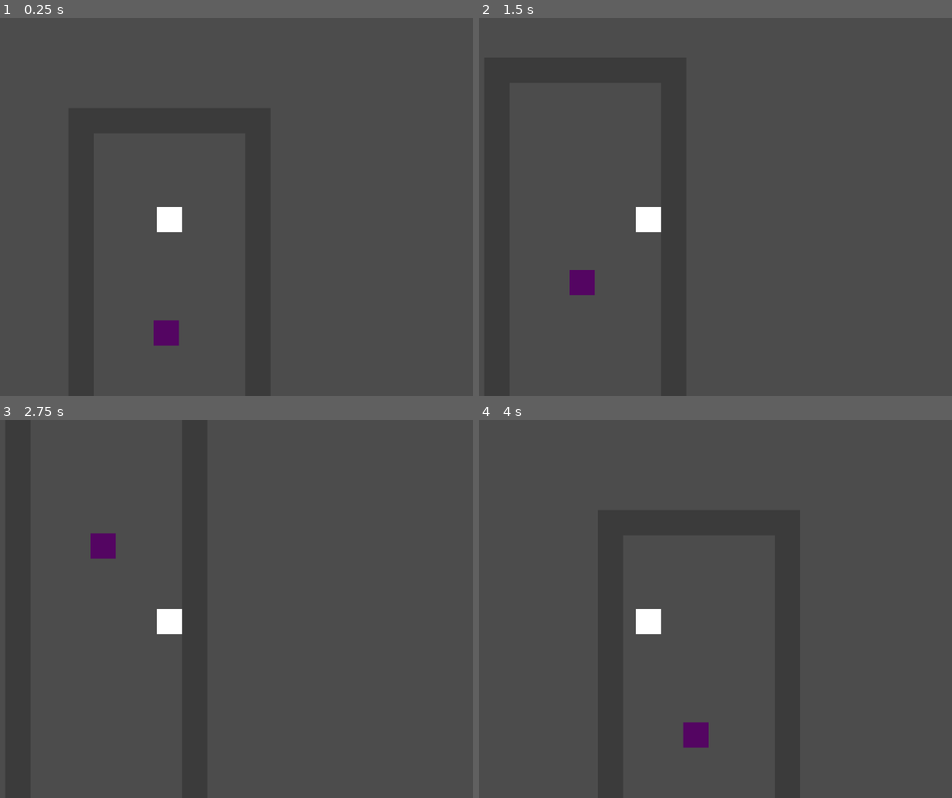
Above: before the commit, frames 1-4 (two rows, left to right).
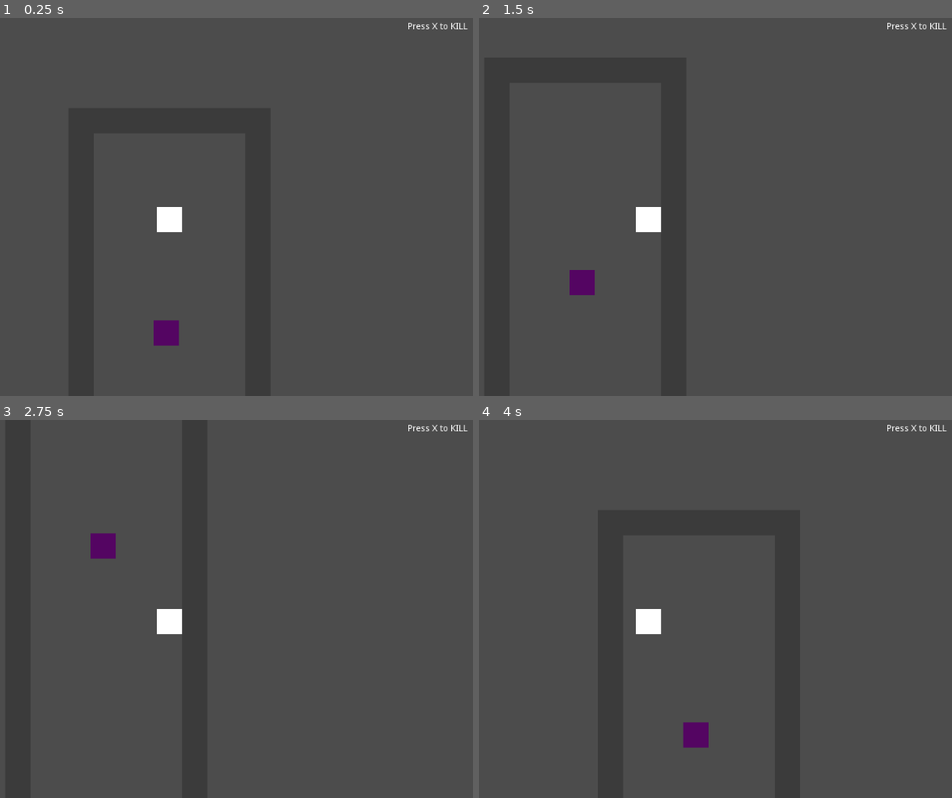
Above: after the commit, the same moments.

Repository: johnfn/ld49
Game: Godot game, scene res://Main.tscn
The game is run twice, just before and just after one commit, with the same random seed, the same clock (stepped at 60 frames per second) and the same inputs.
Inputs:
- Up to frame 1 (0.25 s): no input
- Up to frame 2 (1.5 s): tap X at 0.5, 1.25 s; hold Right (ui_right) 0.53-1.28 s; hold Down (ui_down) from 1.28 s (still down)
- Up to frame 3 (2.75 s): tap X at 2 s; release Down (ui_down) at 2.03 s; hold Right (ui_right) from 2.03 s (still down)
- Up to frame 4 (4 s): tap X at 2.75, 3.5 s; release Right (ui_right) at 2.78 s; hold Up (ui_up) 2.78-3.53 s; hold Left (ui_left) from 3.53 s (still down)

The runs differ from the first frame. In frame 1, less than 0.1% of the frame differs, in the area x 86-99%, y 1-3%; in frame 2, less than 0.1%; in frame 3, less than 0.1%; in frame 4, less than 0.1%.
Error after the commit: Invalid get index 'interactables' (on base: 'Node2D (Globals.gd)'). (res://Hud.gd:9)

Commit message:
set up battle scene

Diff:
--- /dev/null
+++ b/Battle.gd
@@ -0,0 +1,12 @@
+extends Node2D
+
+onready var player = $'Player'
+onready var monster = $'Monster'
+var currently_acting
+
+# Called when the node enters the scene tree for the first time.
+func _ready():
+  currently_acting = player
+
+func take_turn():
+  currently_acting = player if currently_acting == monster else monster
--- /dev/null
+++ b/Battle.tscn
@@ -0,0 +1,40 @@
+[gd_scene load_steps=4 format=2]
+
+[ext_resource path="res://BattleMonster.gd" type="Script" id=1]
+[ext_resource path="res://Battle.gd" type="Script" id=2]
+[ext_resource path="res://BattlePlayer.gd" type="Script" id=3]
+
+[node name="BattleScene" type="Node2D"]
+script = ExtResource( 2 )
+
+[node name="HUD" type="CanvasLayer" parent="."]
+
+[node name="BattleOptions" type="VBoxContainer" parent="HUD"]
+anchor_left = 0.343
+anchor_top = 0.647
+anchor_right = 0.474
+anchor_bottom = 0.657
+margin_right = 40.0
+margin_bottom = 40.0
+__meta__ = {
+"_edit_use_anchors_": false
+}
+
+[node name="Insult" type="Button" parent="HUD/BattleOptions"]
+margin_right = 174.0
+margin_bottom = 20.0
+text = "Insult"
+
+[node name="Cry" type="Button" parent="HUD/BattleOptions"]
+margin_top = 24.0
+margin_right = 174.0
+margin_bottom = 44.0
+text = "Cry"
+
+[node name="Player" type="Node2D" parent="."]
+position = Vector2( 211, 401 )
+script = ExtResource( 3 )
+
+[node name="Monster" type="Node2D" parent="."]
+position = Vector2( 786, 200 )
+script = ExtResource( 1 )
--- /dev/null
+++ b/BattleEntity.gd
@@ -0,0 +1,27 @@
+extends Node2D
+class_name BattleEntity
+
+var _sprite_texture: Resource = load("res://art/battle/battle_placeholder.png");
+var _max_hp: int = 50;
+
+var _health_bar = preload("res://HealthBar.tscn")
+
+func _init(sprite_texture, max_hp).():
+  _sprite_texture = sprite_texture;
+  _max_hp = _max_hp
+
+# Called when the node enters the scene tree for the first time.
+func _ready():
+  var sprite = Sprite.new()
+  sprite.texture = _sprite_texture
+  add_child(sprite)
+
+  var health_bar_instance = _health_bar.instance()
+  add_child(health_bar_instance)
+  health_bar_instance.position += Vector2(-health_bar_instance.color_rect.rect_size.x / 2, -sprite.get_rect().size.y)
+
+func attack(target: BattleEntity):
+  pass
+
+func heal():
+  pass
--- /dev/null
+++ b/BattleMonster.gd
@@ -0,0 +1,8 @@
+extends "res://BattleEntity.gd"
+class_name BattleMonster
+
+export var sprite_texture: Resource = load("res://art/battle/battle_enemy.png");
+export var max_hp: int = 50;
+
+func _init().(sprite_texture, max_hp):
+   pass
--- /dev/null
+++ b/BattlePlayer.gd
@@ -0,0 +1,8 @@
+extends "res://BattleEntity.gd"
+class_name BattlePlayer
+
+export var sprite_texture: Resource = load("res://art/battle/battle_player.png");
+export var max_hp: int = 50;
+
+func _init().(sprite_texture, max_hp):
+   pass
--- a/Globals.gd
+++ b/Globals.gd
@@ -1,5 +1,5 @@
 extends Node2D
-
-onready var player = $"/root/Player"
-onready var hud = $"/root/Hud"
-var interactables: Array = []
+#
+#onready var player = $"/root/Player"
+#onready var hud = $"/root/Hud"
+#var interactables: Array = []
--- /dev/null
+++ b/HealthBar.gd
@@ -0,0 +1,15 @@
+extends Node2D
+class_name HealthBar
+
+var _max_hp: int;
+var _hp: int;
+
+var MAX_HP_LENGTH_PX = 100;
+
+onready var color_rect = $'ColorRect'
+
+func _init(max_hp = 0).():
+  _max_hp = max_hp;
+
+func _ready():
+  color_rect.rect_size = Vector2(MAX_HP_LENGTH_PX, 10)
--- /dev/null
+++ b/HealthBar.tscn
@@ -0,0 +1,15 @@
+[gd_scene load_steps=2 format=2]
+
+[ext_resource path="res://HealthBar.gd" type="Script" id=1]
+
+[node name="HealthBar" type="Node2D"]
+script = ExtResource( 1 )
+
+[node name="ColorRect" type="ColorRect" parent="."]
+margin_top = -1.0
+margin_right = 50.0
+margin_bottom = 49.0
+color = Color( 1, 0, 0, 1 )
+__meta__ = {
+"_edit_use_anchors_": false
+}
Binary file added: art/battle/battle_enemy.png
Not shown, added: art/battle/battle_enemy.png.import
Binary file added: art/battle/battle_placeholder.png
Not shown, added: art/battle/battle_placeholder.png.import
Binary file added: art/battle/battle_player.png
Not shown, added: art/battle/battle_player.png.import
